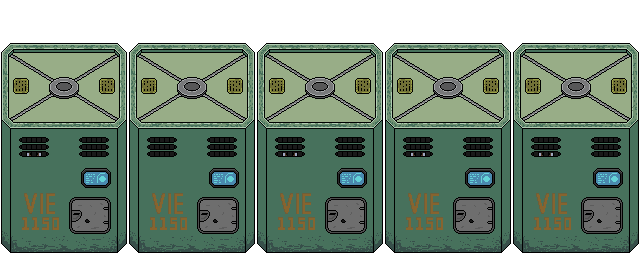
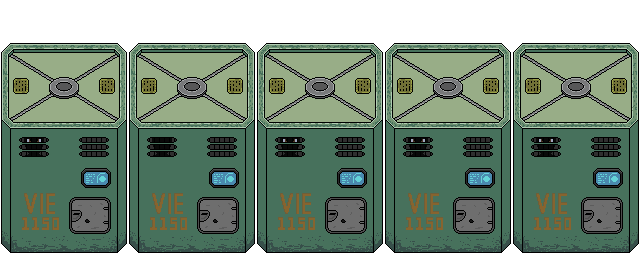
Comparing the layer stacks of the two (640, 256) images. Changes:
painted on "eyes" over [20, 138, 108, 156]
painted on "Pasted Layer #1" over [148, 138, 236, 156]
painted on "eyes copy" over [276, 138, 364, 156]
painted on "eyes copy #1" over [404, 138, 492, 156]
painted on "eyes copy #2" over [532, 138, 620, 156]
